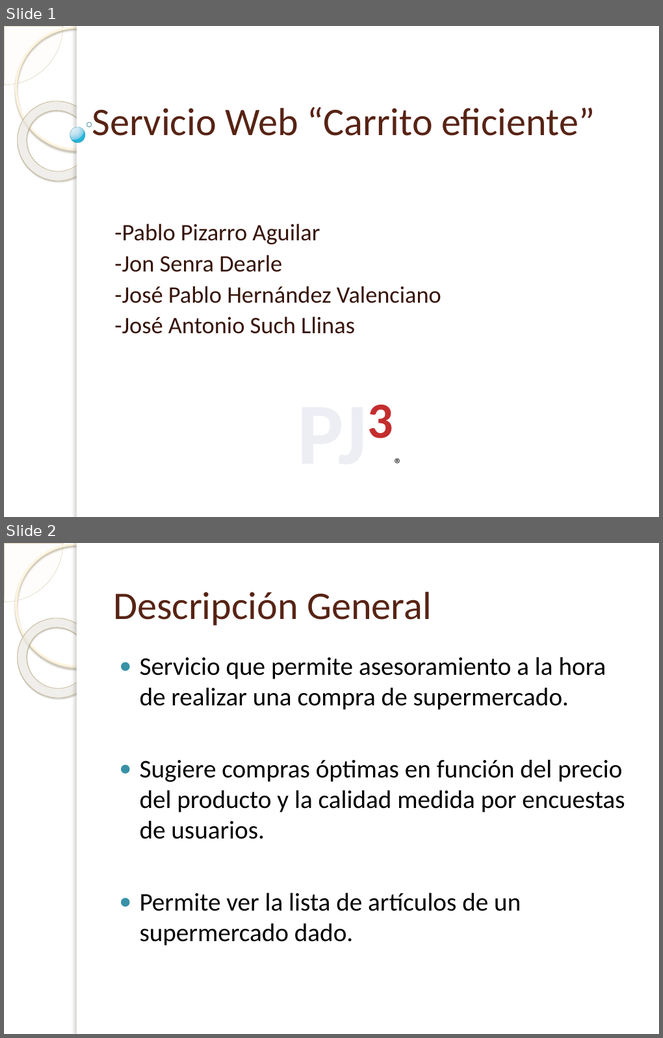
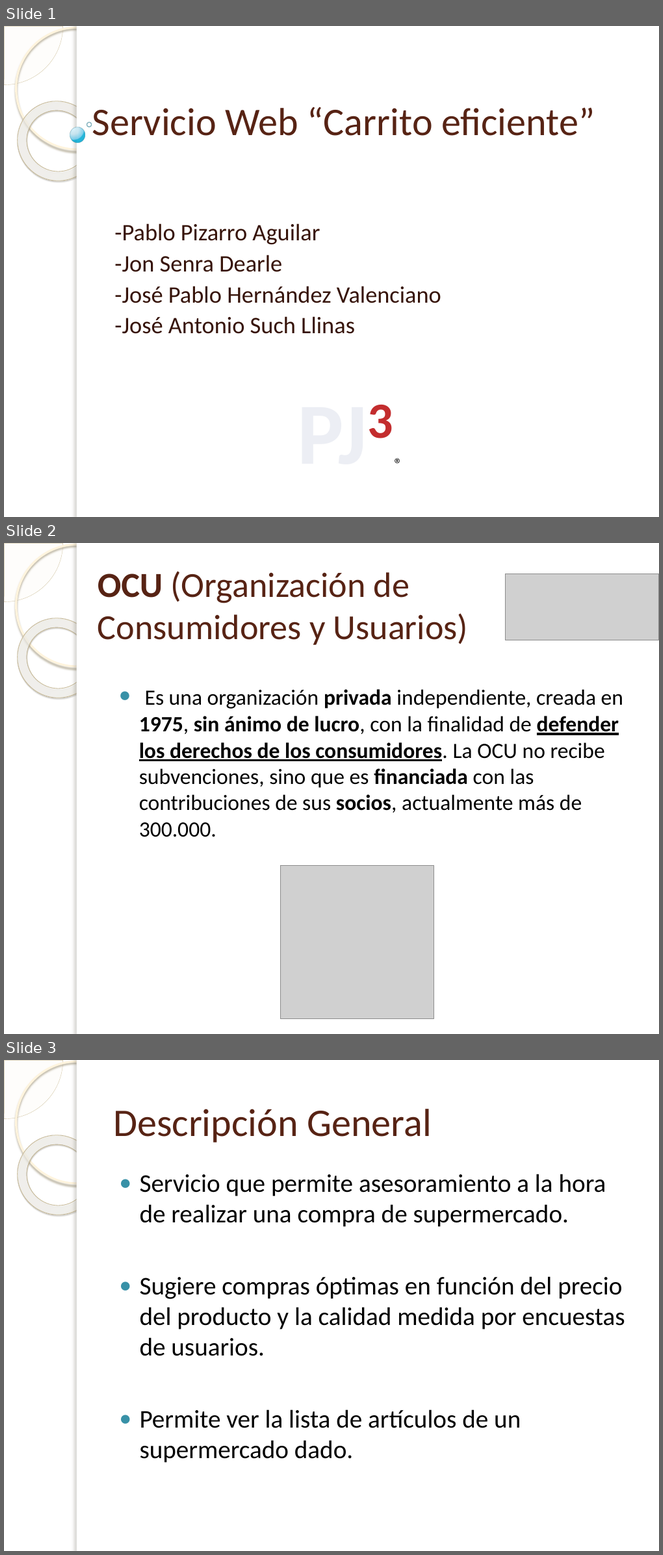
Before and after one commit to Joncy/PJCUBE, a slide deck: especificacion_de_requisitos/Presentación Requisitos (Abrir con Windows).pptx. Shown one above the other, each under a label of ours: slides 1 and 2 before the commit, slides 1, 2 and 3 after it. The pictures are 663x1038 and 663x1555 pixels, drawn with LibreOffice and Linux fonts; fonts in the diff are those of the drawing; grey boxes stand for pictures; background and template pictures are left out. Boxes give left, top, right and bottom in pixels: in the first picture for what was removed or moved away, otherwise in the second. Text is boxed around its words. In the diff, an @@ line names an element or a change of style, - is before the commit and + after.

```diff
--- a/especificacion_de_requisitos/Presentación Requisitos (Abrir con Windows).pptx
+++ b/especificacion_de_requisitos/Presentación Requisitos (Abrir con Windows).pptx
@@ slide 2 added at <box>4,543,659,1034</box>, background picture (left out); not listed: 5 template elements that a slide beside it also shows @@
@@ title added at <box>98,571,468,645</box>, 38.7 pt, text #572314 @@
+OCU (Organización de Consumidores y Usuarios)
@@ picture added at <box>506,574,659,640</box> @@
@@ text added at <box>139,689,623,837</box>, 24 pt, text #000000 @@
+● Es una organización privada independiente, creada en 1975, sin ánimo de lucro, con la finalidad de defender los derechos de los consumidores. La OCU no recibe subvenciones, sino que es financiada con las contribuciones de sus socios, actualmente más de 300.000.
@@ picture added at <box>280,865,434,1019</box> @@
@@ what was slide 2 is now slide 3 @@
```
Also in this commit, not shown: 3 slides changed, 1 other slide added, 1 other file.
